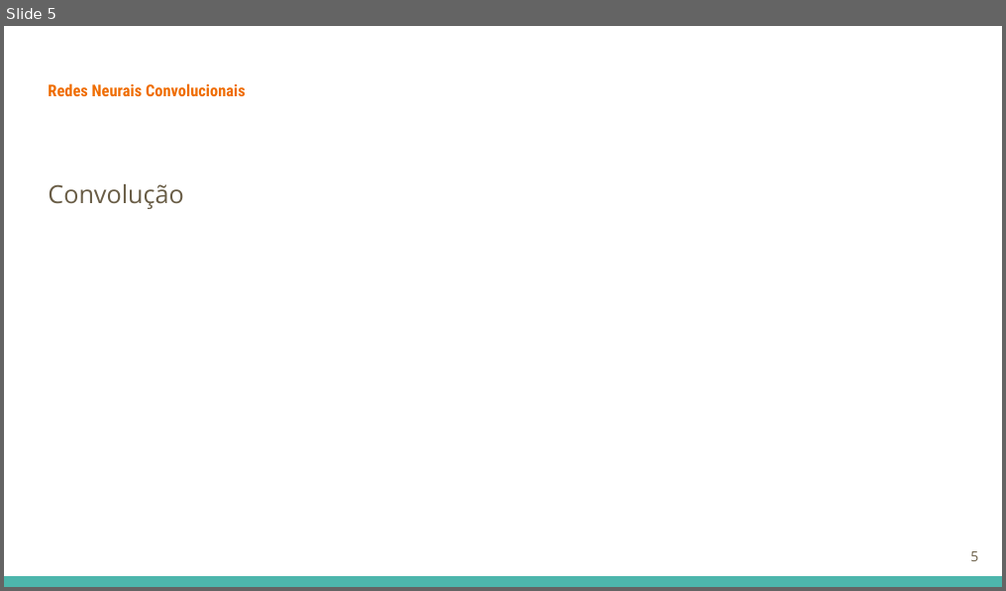
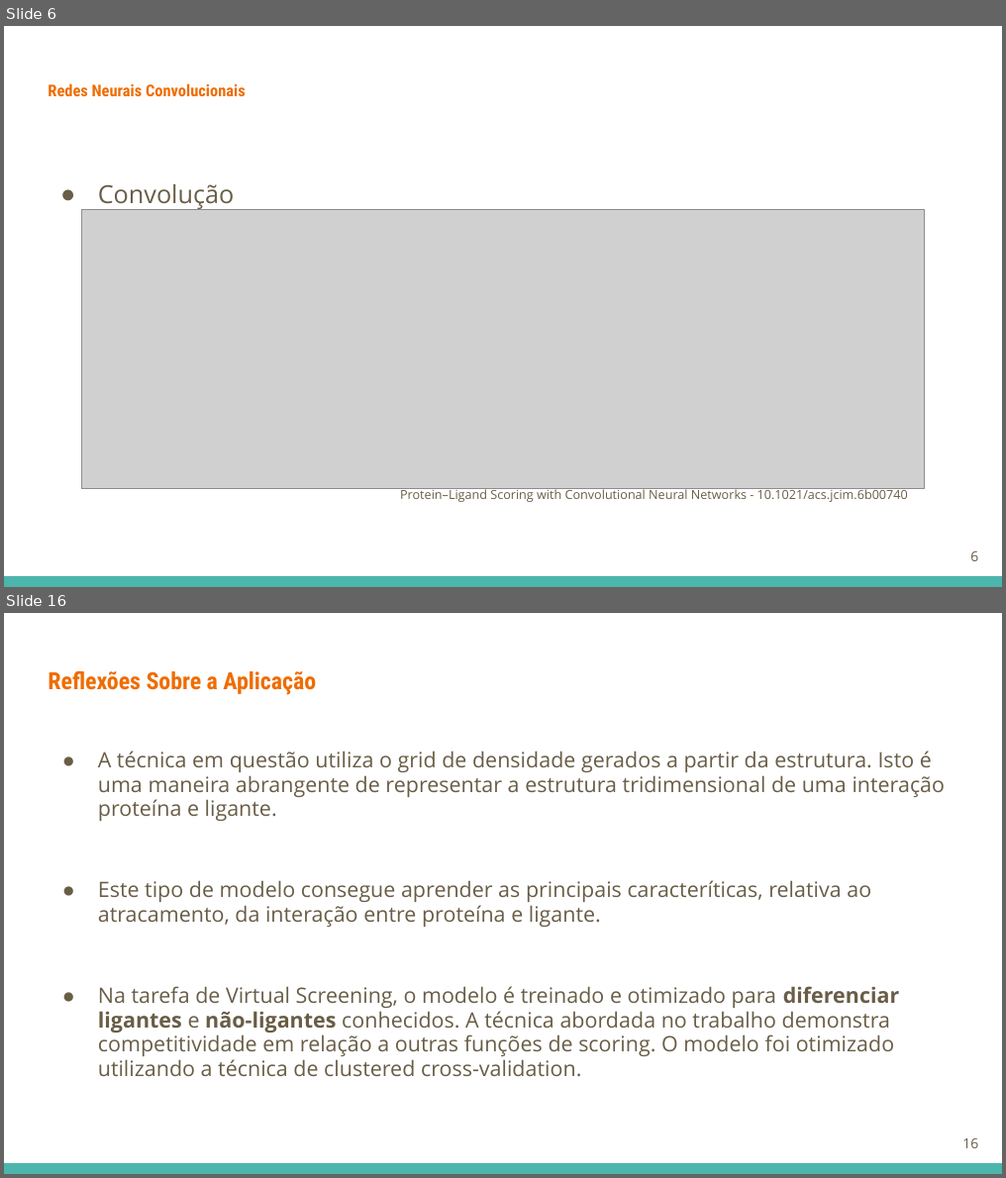
Before and after one commit to GuilhermeGraeff/Docking-Input, a slide deck: apresentacao/Virtual Screening.odp. Shown one above the other, each under a label of ours: slide 5 before the commit, slides 6 and 16 after it; the slides between them are not shown. The pictures are 1006x591 and 1006x1178 pixels, drawn with LibreOffice and Linux fonts; fonts in the diff are those of the drawing; grey boxes stand for pictures. Boxes give left, top, right and bottom in pixels: in the first picture for what was removed or moved away, otherwise in the second. Text is boxed around its words. In the diff, an @@ line names an element or a change of style, - is before the commit and + after.

```diff
--- a/apresentacao/Virtual Screening.odp
+++ b/apresentacao/Virtual Screening.odp
@@ slide 16 added at (4, 613, 1002, 1174), background #FFFFFF; not listed: 1 template element that a slide beside it also shows @@
@@ title added at (48, 670, 316, 695), 17.1 pt, text #EF6C00, bold @@
+Reflexões Sobre a Aplicação
@@ text added at (98, 751, 945, 1077), 15.3 pt, text #695D46 @@
+● A técnica em questão utiliza o grid de densidade gerados a partir da estrutura. Isto é uma maneira abrangente de representar a estrutura tridimensional de uma interação proteína e ligante.
+● Este tipo de modelo consegue aprender as principais caracteríticas, relativa ao atracamento, da interação entre proteína e ligante.
+● Na tarefa de Virtual Screening, o modelo é treinado e otimizado para diferenciar ligantes e não-ligantes conhecidos. A técnica abordada no trabalho demonstra competitividade em relação a outras funções de scoring. O modelo foi otimizado utilizando a técnica de clustered cross-validation.
@@ page number added at (962, 1139, 978, 1149), 10 pt, text #695D46 @@
+16
@@ what was slide 5 is now slide 6 @@
@@ slide 6 changed as well @@
@@ text "Convolução" at (98, 184, 234, 209): bullet none to ●; less space between paragraphs @@
@@ picture added at (82, 209, 924, 489) @@
@@ text added at (400, 487, 908, 502), 9 pt, text #695D46 @@
+Protein–Ligand Scoring with Convolutional Neural Networks - 10.1021/acs.jcim.6b00740
@@ page number at (970, 552, 978, 562): text changed @@
-5
+6
```
Also in this commit, not shown: 7 other slides changed, 14 other slides added, 7 slides removed, 2 other files.
